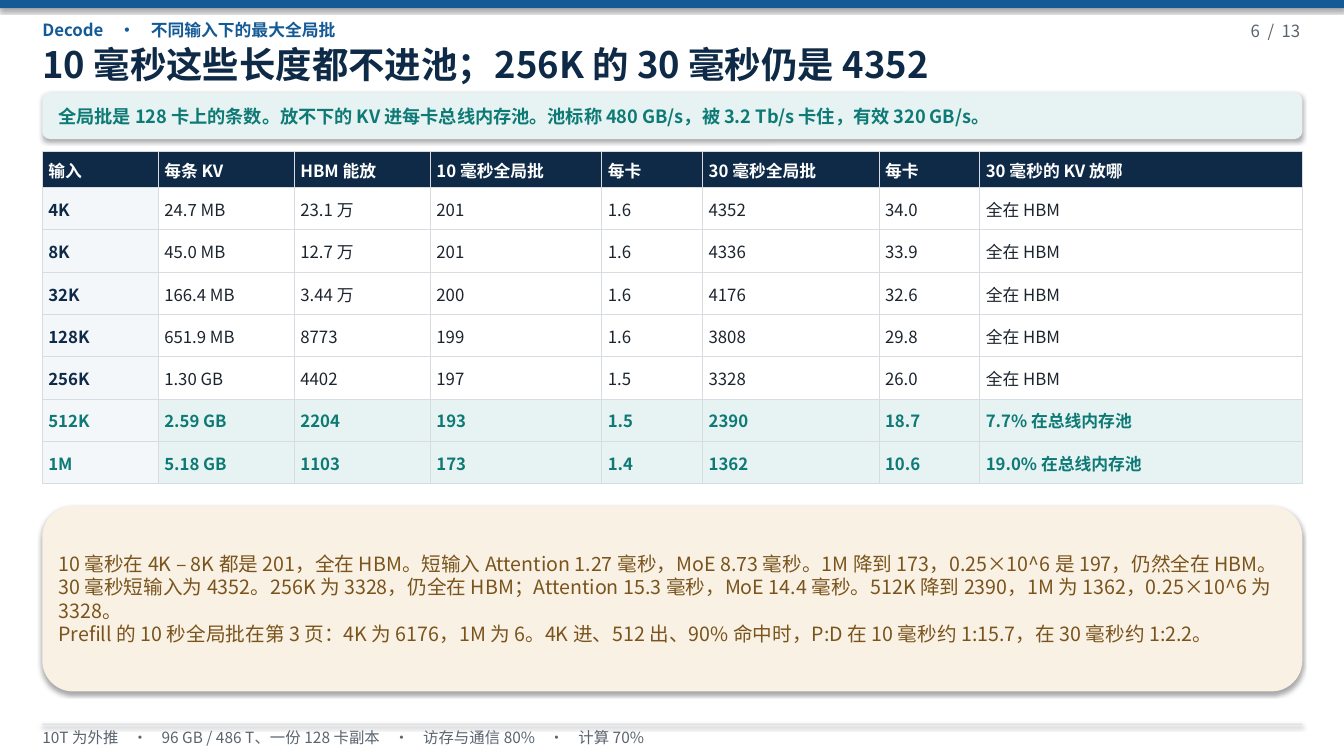
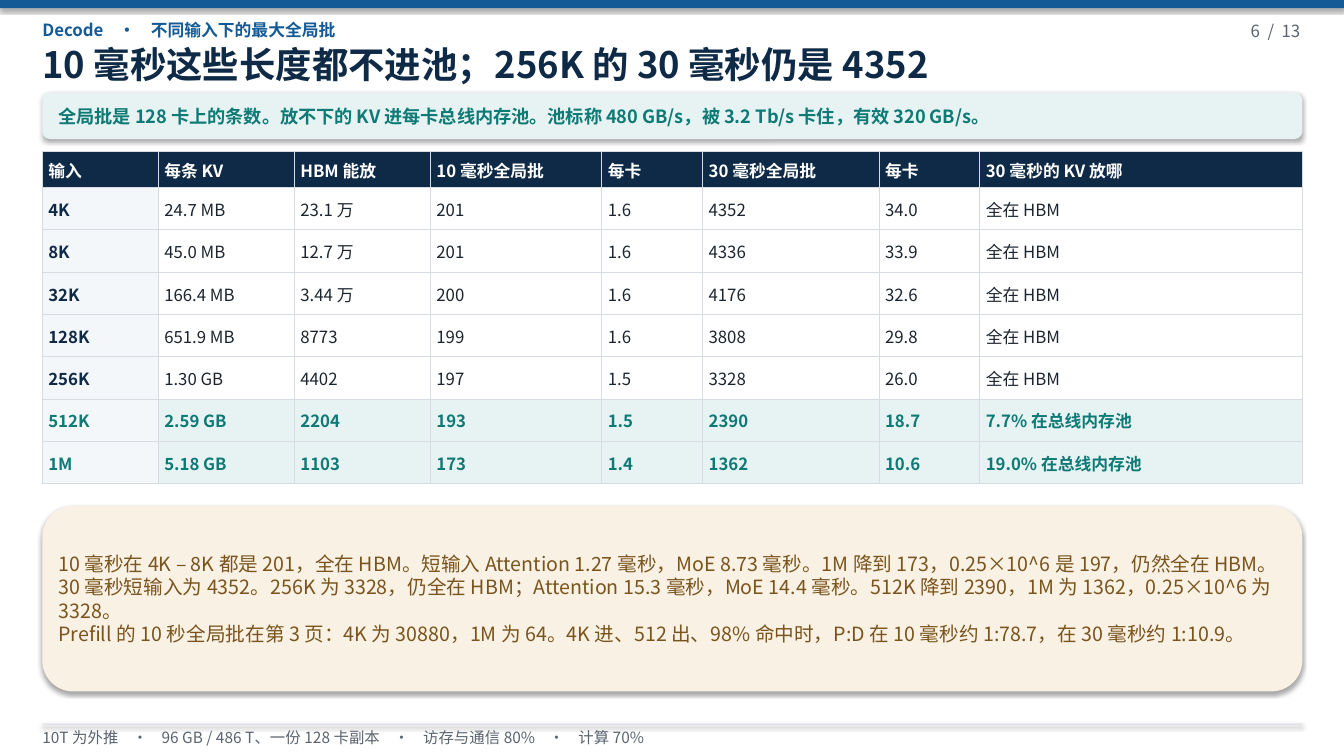
Before and after one commit to 69515164-rgb/UCL-MPComm, a slide deck: slide 6 of docs/deepseek-96g-slo.pptx. Drawn at 1344x756 pixels with LibreOffice and Linux fonts; fonts in the diff are those of the drawing. Boxes give left, top, right and bottom in pixels: in the first picture for what was removed or moved away, otherwise in the second. Text is boxed around its words. In the diff, an @@ line names an element or a change of style, - is before the commit and + after.

```diff
--- a/docs/deepseek-96g-slo.pptx
+++ b/docs/deepseek-96g-slo.pptx
@@ text at (x1=58, y1=624, x2=1245, y2=643): text changed @@
-Prefill 的 10 秒全局批在第 3 页：4K 为 6176，1M 为 6。4K 进、512 出、90% 命中时，P:D 在 10 毫秒约 1:15.7，在 30 毫秒约 1:2.2。
+Prefill 的 10 秒全局批在第 3 页：4K 为 30880，1M 为 64。4K 进、512 出、98% 命中时，P:D 在 10 毫秒约 1:78.7，在 30 毫秒约 1:10.9。
```
Also in this commit, not shown: 5 other slides changed, 1 other file.
